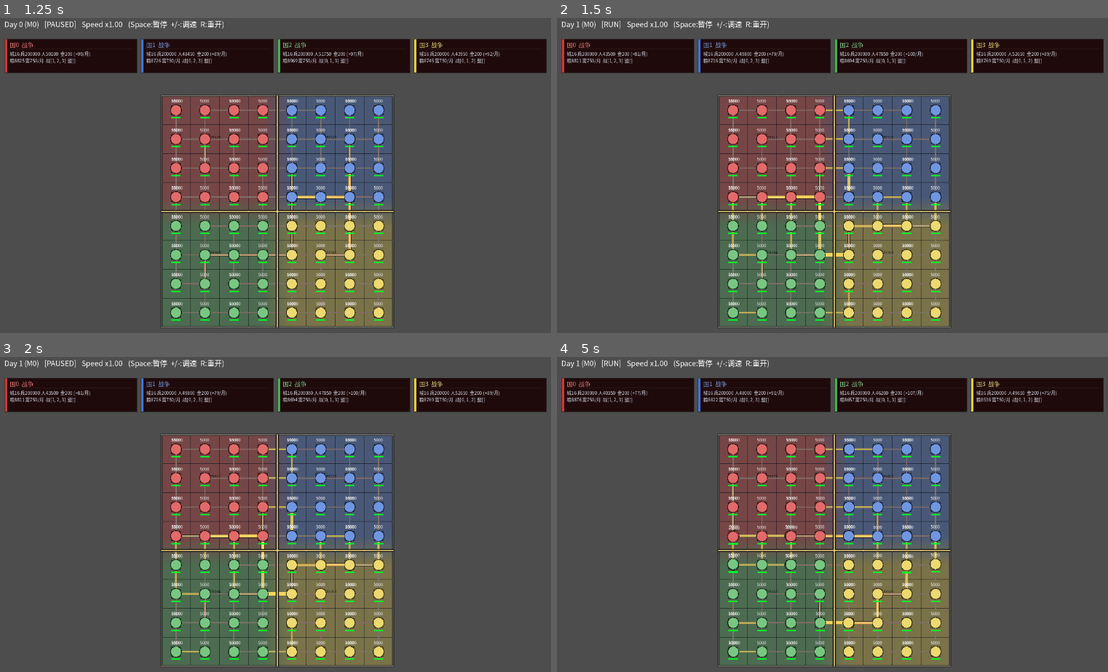
Above: before the commit, frames 1-4 (two rows, left to right).
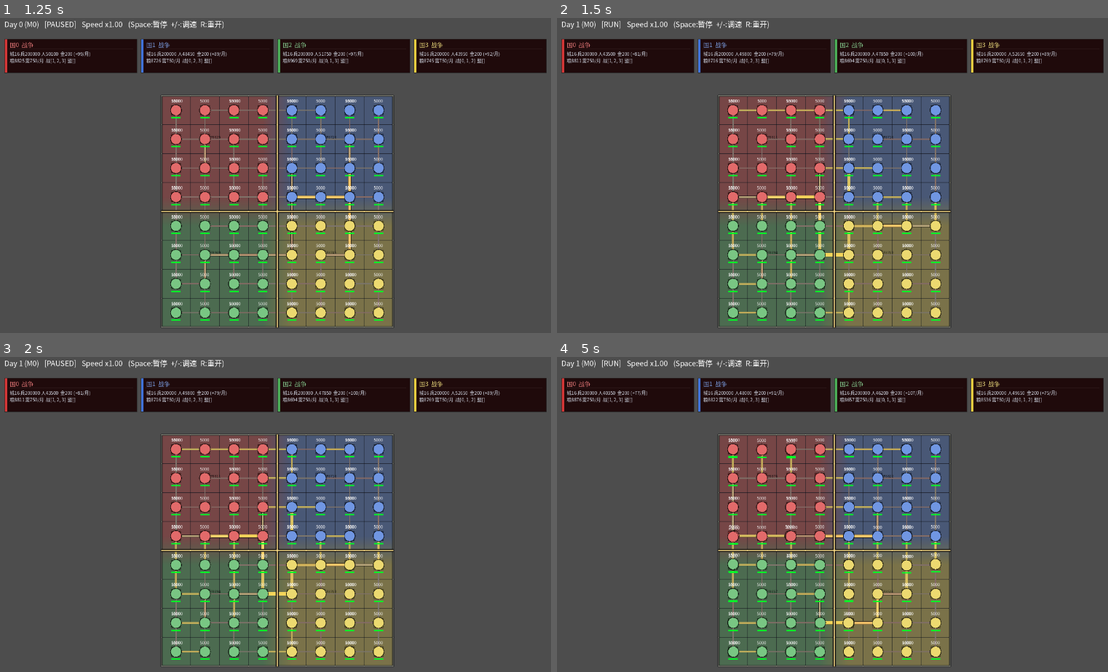
Above: after the commit, the same moments.

Repository: milkmilki/wargame
Game: Godot game, scene res://square_map.tscn
The game is run twice, just before and just after one commit, with the same random seed, the same clock (stepped at 60 frames per second) and the same inputs. This scene is started directly instead of the project's main scene.
Inputs:
- Up to frame 1 (1.25 s): tap Enter at 0.5 s; tap R at 0.6 s; tap Space at 0.77 s
- Up to frame 2 (1.5 s): tap Space at 1.25 s; tap R at 1.35 s
- Up to frame 3 (2 s): tap Space at 1.52 s
- Up to frame 4 (5 s): tap Enter at 2, 3.5 s; tap R every 0.75 s from 2.1 to 4.35 s; tap Space at 2.75, 3.02, 3.77, 4.25, 4.52 s

Frame 1 is identical in both runs. In frame 2, 0.2% of the frame differs, in the area x 30-65%, y 25-96%; in frame 3, 0.2%; in frame 4, 0.3%, in the area x 30-65%, y 25-78%.

Commit message:
Sustain offensives throughout active wars

Diff:
--- a/scripts/ai/diplomacy_ai.gd
+++ b/scripts/ai/diplomacy_ai.gd
@@ -1181,9 +1181,10 @@
 			and army.state in [Army.State.IDLE, Army.State.RECOVERING]
 		):
 			defenders += army.size
+	# 5 倍兵力是围城速度曲线的最快档，不是允许进攻的最低门槛。
+	# 战役只要求形成可接受的 1.5 倍局部优势，持久围城由战斗状态机承担。
 	var siege_requirement := int(ceil(
 		float(maxi(defenders, state.cities[objective_city].defense))
-			* Combat.SIEGE_RATIO_MIN
 			* UtilityAI.SIEGE_COMMIT_MARGIN
 	))
 	return maxi(
--- a/scripts/core/simulation.gd
+++ b/scripts/core/simulation.gd
@@ -2111,7 +2111,8 @@
 	nation_id: int,
 	objective_city: int,
 	defense_plan: CityDefensePlan = null,
-	coordinator: ArmyCoordinator = null
+	coordinator: ArmyCoordinator = null,
+	build_campaign_plan: bool = true
 ) -> bool:
 	var staging := DiplomacyAI.staging_cities_for_objective(
 		state, nation_id, objective_city
@@ -2165,10 +2166,11 @@
 	)
 	var sustained_required := required * CAMPAIGN_PREPARED_ECHELONS
 	if staged >= sustained_required:
-		_ensure_campaign_attack_plan(
-			nation_id,
-			objective_city
-		)
+		if build_campaign_plan:
+			_ensure_campaign_attack_plan(
+				nation_id,
+				objective_city
+			)
 		return changed
 	if orders >= PREPARATION_MAX_ORDERS_PER_CYCLE:
 		return changed
@@ -2239,10 +2241,11 @@
 		)
 	)
 	if actual_staged >= sustained_required:
-		_ensure_campaign_attack_plan(
-			nation_id,
-			objective_city
-		)
+		if build_campaign_plan:
+			_ensure_campaign_attack_plan(
+				nation_id,
+				objective_city
+			)
 		return changed
 	if orders >= PREPARATION_MAX_ORDERS_PER_CYCLE:
 		return changed
@@ -2961,20 +2964,38 @@
 	coordinator: ArmyCoordinator = null
 ) -> bool:
 	var nation := state.nations[nation_id]
-	if (
+	var can_launch := not (
 		nation.campaign_next_offensive_day >= 0
 		and state.day < nation.campaign_next_offensive_day
-	):
-		return false
+	)
 	var objective: Dictionary = {}
 	var defender_id := -1
-	for enemy_id in state.wars_of(nation_id):
+	var owns_diplomatic_objective := false
+	var enemy_ids := state.wars_of(nation_id)
+	enemy_ids.sort()
+	for enemy_id in enemy_ids:
 		var candidate := state.war_objective(nation_id, enemy_id)
 		if (
 			not candidate.is_empty()
 			and int(candidate.get("attacker", -1)) == nation_id
 		):
 			objective = candidate
+			defender_id = enemy_id
+			owns_diplomatic_objective = true
+			break
+	# 防御战争没有本国发起的外交目标，但仍必须主动选择敌城组织反攻。
+	if objective.is_empty():
+		for enemy_id in enemy_ids:
+			var counteroffensive := (
+				DiplomacyAI.select_war_objective(
+					state,
+					nation_id,
+					enemy_id
+				)
+			)
+			if counteroffensive.is_empty():
+				continue
+			objective = counteroffensive
 			defender_id = enemy_id
 			break
 	if objective.is_empty():
@@ -2993,19 +3014,28 @@
 		if next.is_empty():
 			return false
 		objective_city = int(next["city_id"])
-		state.set_war_objective(
+		if owns_diplomatic_objective:
+			state.set_war_objective(
+				nation_id,
+				defender_id,
+				objective_city,
+				str(next["reason"])
+			)
+	if (
+		can_launch
+		and _launch_campaign_offensive(
 			nation_id,
-			defender_id,
-			objective_city,
-			str(next["reason"])
-		)
-	if _launch_campaign_offensive(nation_id, objective_city):
+			objective_city
+		)
+	):
 		return true
+	# 重整期不是空窗期：持续集结，但不覆盖仍在执行的当前梯队计划。
 	return _assign_offensive_staging_orders(
 		nation_id,
 		objective_city,
 		defense_plan,
-		coordinator
+		coordinator,
+		can_launch
 	)
 
 
--- a/tests/ai_longrun.gd
+++ b/tests/ai_longrun.gd
@@ -11,6 +11,7 @@
 	var total_mobilization_armies := 0
 	var total_captures := 0
 	var total_war_declarations := 0
+	var total_offensives := 0
 	for world_seed in SEEDS:
 		var state := GameState.new()
 		state.generate_world(world_seed)
@@ -20,11 +21,20 @@
 		var initial_owners: Array[int] = []
 		for city in state.cities:
 			initial_owners.append(city.owner_nation)
+		var offensive_events := {}
 		var seed_start := Time.get_ticks_msec()
 		for _day in range(DAYS):
 			if state.winner != -1:
 				break
 			simulation._advance_day()
+			for event in state.campaign_visual_events:
+				var event_key := "%d:%d:%d:%d" % [
+					int(event["start_day"]),
+					int(event["nation_id"]),
+					int(event["target_city"]),
+					int(event["wave"]),
+				]
+				offensive_events[event_key] = true
 		var captures := 0
 		for city in state.cities:
 			if city.owner_nation != initial_owners[city.id]:
@@ -121,12 +131,13 @@
 		total_war_declarations += int(
 			diplomatic_counts[DiplomacyAI.Action.DECLARE_WAR]
 		)
+		total_offensives += offensive_events.size()
 		print(
 			(
 				"seed=%d day=%d alive=%d armies=%d troops=%d manpower=%d food=%d "
 				+ "starving=%d captures=%d ordered=%d invalid=%d "
 				+ "peace=%d prepare=%d cancel_prepare=%d war=%d objectives=%d "
-				+ "mobilized=%d resource_peace=%d "
+				+ "offensives=%d mobilized=%d resource_peace=%d "
 				+ "ally=%d leave=%d "
 				+ "war_pairs=%d alliance_pairs=%d capital_armies=%d border_armies=%d "
 				+ "commit_failures=%d ms=%d"
@@ -148,6 +159,7 @@
 				diplomatic_counts[DiplomacyAI.Action.CANCEL_WAR_PREPARATION],
 				diplomatic_counts[DiplomacyAI.Action.DECLARE_WAR],
 				objective_declarations,
+				offensive_events.size(),
 				mobilization_armies,
 				resource_peaces,
 				diplomatic_counts[DiplomacyAI.Action.FORM_ALLIANCE],
@@ -179,13 +191,18 @@
 		):
 			failed = true
 		simulation.free()
-	if total_captures == 0 or total_war_declarations == 0:
+	if (
+		total_captures == 0
+		or total_war_declarations == 0
+		or total_offensives <= total_war_declarations
+	):
 		failed = true
 	print(
-		"total_captures=%d total_wars=%d total_mobilized=%d"
+		"total_captures=%d total_wars=%d total_offensives=%d total_mobilized=%d"
 		% [
 			total_captures,
 			total_war_declarations,
+			total_offensives,
 			total_mobilization_armies,
 		]
 	)
--- a/tests/test_suite.gd
+++ b/tests/test_suite.gd
@@ -4864,6 +4864,53 @@
 	var first_wave_count := (
 		objective_state.nations[objective_attacker].campaign_offensive_count
 	)
+	var cooldown_origin := -1
+	for city in objective_state.cities_of(objective_attacker):
+		if (
+			not staging.has(city.id)
+			and not objective_sim._is_critical_food_security_city(
+				city.id
+			)
+		):
+			cooldown_origin = city.id
+			break
+	var cooldown_reinforcement: Army = null
+	for army in objective_state.armies:
+		if army.owner_nation == objective_attacker and not staging.is_empty():
+			objective_sim._settle_idle(army, staging[0])
+			if cooldown_reinforcement == null and cooldown_origin >= 0:
+				cooldown_reinforcement = army
+				objective_sim._settle_idle(
+					army,
+					cooldown_origin
+				)
+	objective_state.day = (
+		objective_state.nations[objective_attacker].campaign_next_offensive_day
+		- 1
+	)
+	var preorganized := objective_sim._manage_campaign_offensive(
+		objective_attacker
+	)
+	var cooldown_ordered := false
+	for army in objective_state.armies:
+		if (
+			army.owner_nation == objective_attacker
+			and army.ai_order_created_day == objective_state.day
+			and army.ai_order_reason.contains("战前集结")
+		):
+			cooldown_ordered = true
+			break
+	_check(
+		preorganized
+		and objective_state.nations[
+			objective_attacker
+		].campaign_offensive_count == first_wave_count
+		and cooldown_ordered
+		and objective_state.nations[
+			objective_attacker
+		].campaign_plan_wave == first_wave_count,
+		"冷却期必须持续集结下一波军队，且不得提前发动或覆盖当前梯队计划"
+	)
 	for army in objective_state.armies:
 		if army.owner_nation == objective_attacker and not staging.is_empty():
 			objective_sim._settle_idle(army, staging[0])
@@ -4921,6 +4968,105 @@
 		"攻势攻击加成必须在30天截止日清除"
 	)
 	objective_sim.free()
+
+	var counter_state := GameState.new()
+	counter_state.generate_grid_world(32011)
+	counter_state.armies.clear()
+	for city in counter_state.cities:
+		city.owner_nation = 1
+	for counter_edge in counter_state.edges:
+		counter_edge.max_manpower = 0
+	var counter_target := 10
+	var counter_origin := counter_state.neighbors(counter_target)[0]
+	counter_state.cities[counter_target].owner_nation = 0
+	var counter_route := counter_state.edge_of(
+		counter_origin,
+		counter_target
+	)
+	counter_route.max_manpower = 30000
+	for nation_a in range(counter_state.nations.size()):
+		for nation_b in range(
+			nation_a + 1,
+			counter_state.nations.size()
+		):
+			counter_state.set_diplomatic_relation(
+				nation_a,
+				nation_b,
+				GameState.DiplomaticRelation.NEUTRAL
+			)
+	counter_state.set_diplomatic_relation(
+		0,
+		1,
+		GameState.DiplomaticRelation.WAR
+	)
+	counter_state.set_war_objective(
+		0,
+		1,
+		counter_origin,
+		"国0原始战争目标"
+	)
+	var counter_garrison := _make_army(
+		969,
+		0,
+		15000,
+		10,
+		10
+	)
+	counter_garrison.location_city = counter_target
+	counter_garrison.move_from = counter_target
+	counter_state.armies.append(counter_garrison)
+	for counter_army_id in range(2):
+		var counter_army := _make_army(
+			970 + counter_army_id,
+			1,
+			15000,
+			10,
+			10
+		)
+		counter_army.location_city = counter_origin
+		counter_army.move_from = counter_origin
+		counter_state.armies.append(counter_army)
+	var counter_required := DiplomacyAI.required_assault_troops(
+		counter_state,
+		1,
+		counter_target
+	)
+	var counter_sim := Simulation.new()
+	counter_sim.setup(counter_state)
+	var counter_launched := counter_sim._manage_campaign_offensive(1)
+	var defender_attacking := false
+	for army in counter_state.armies:
+		if (
+			army.owner_nation == 1
+			and army.state == Army.State.MOVING
+			and army.ai_action == ActionCandidate.Kind.ATTACK
+			and army.ai_target_city == counter_target
+		):
+			defender_attacking = true
+			break
+	var preserved_diplomatic_objective := counter_state.war_objective(
+		0,
+		1
+	)
+	_check(
+		counter_launched
+		and defender_attacking
+		and counter_required == 22500
+		and int(
+			preserved_diplomatic_objective.get(
+				"attacker",
+				-1
+			)
+		) == 0
+		and int(
+			preserved_diplomatic_objective.get(
+				"city_id",
+				-1
+			)
+		) == counter_origin,
+		"被宣战方应以1.5倍局部优势主动反攻，且不得覆盖宣战方的外交战争目标"
+	)
+	counter_sim.free()
 
 	var plan_state := GameState.new()
 	plan_state.generate_grid_world(32006)
Not shown, changed: HANDOFF.md
